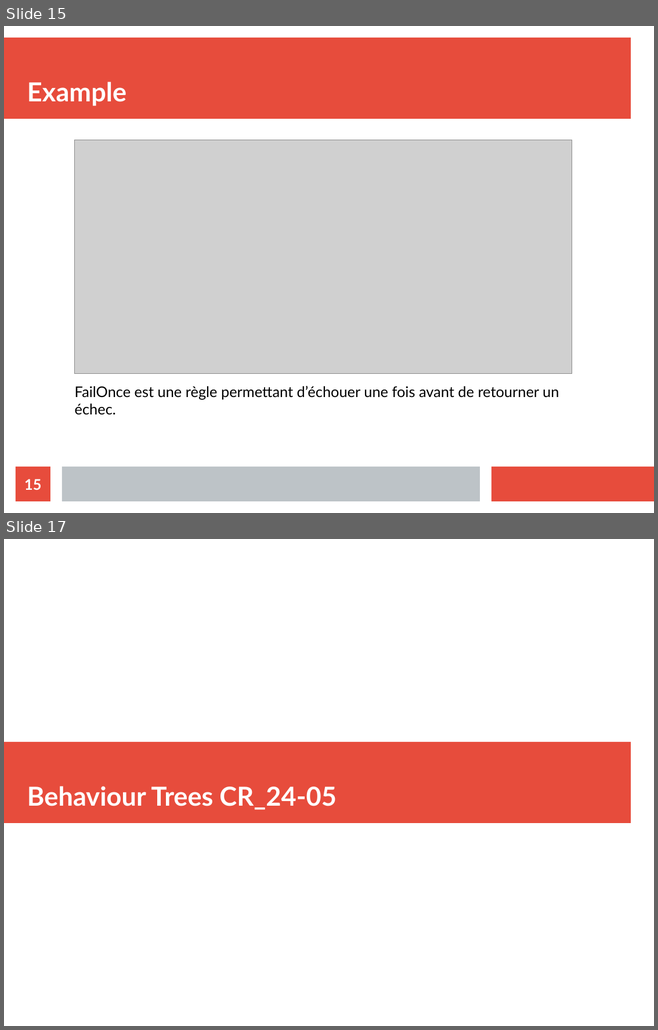
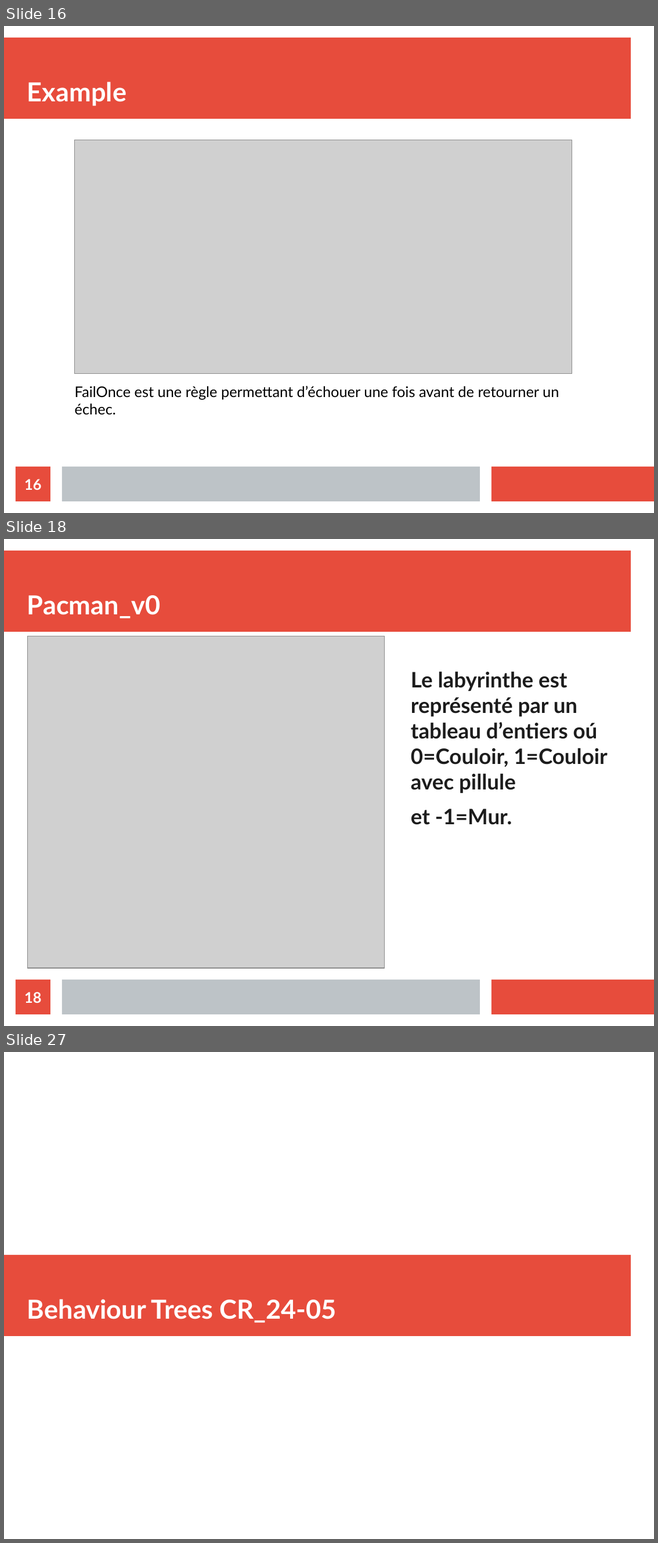
Before and after one commit to ValentinLebouvier/TAL2019, a slide deck: Comptes Rendus/CR_10-05.odp. Shown one above the other, each under a label of ours: slides 15 and 17 before the commit, slides 16, 18 and 27 after it; the slides between them are not shown. The pictures are 658x1030 and 658x1543 pixels, drawn with LibreOffice and Linux fonts; fonts in the diff are those of the drawing; grey boxes stand for pictures. Boxes give left, top, right and bottom in pixels: in the first picture for what was removed or moved away, otherwise in the second. Text is boxed around its words. In the diff, an @@ line names an element or a change of style, - is before the commit and + after.

```diff
--- a/Comptes Rendus/CR_10-05.odp
+++ b/Comptes Rendus/CR_10-05.odp
@@ slide 18 added at (x1=4, y1=539, x2=654, y2=1026), background #FFFFFF; not listed: 3 template elements that a slide beside it also shows @@
@@ title added at (x1=27, y1=595, x2=160, y2=618), 32 pt, text #FFFFFF, bold @@
+Pacman_v0
@@ picture added at (x1=28, y1=636, x2=384, y2=969) @@
@@ text added at (x1=411, y1=671, x2=607, y2=825), 26 pt, text #1C1C1C, bold @@
+Le labyrinthe est représenté par un tableau d’entiers oú 0=Couloir, 1=Couloir avec pillule
+et -1=Mur.
@@ page number added at (x1=16, y1=980, x2=50, y2=1015), fill #E74C3C, 18 pt, text #FFFFFF, bold @@
+18
@@ what was slide 15 is now slide 16 @@
@@ page number at (x1=24, y1=479, x2=41, y2=490): text changed @@
-15
+16
@@ what was slide 17 is now slide 27 @@
```
Also in this commit, not shown: 2 slides changed, 9 other slides added, 18 other files.
